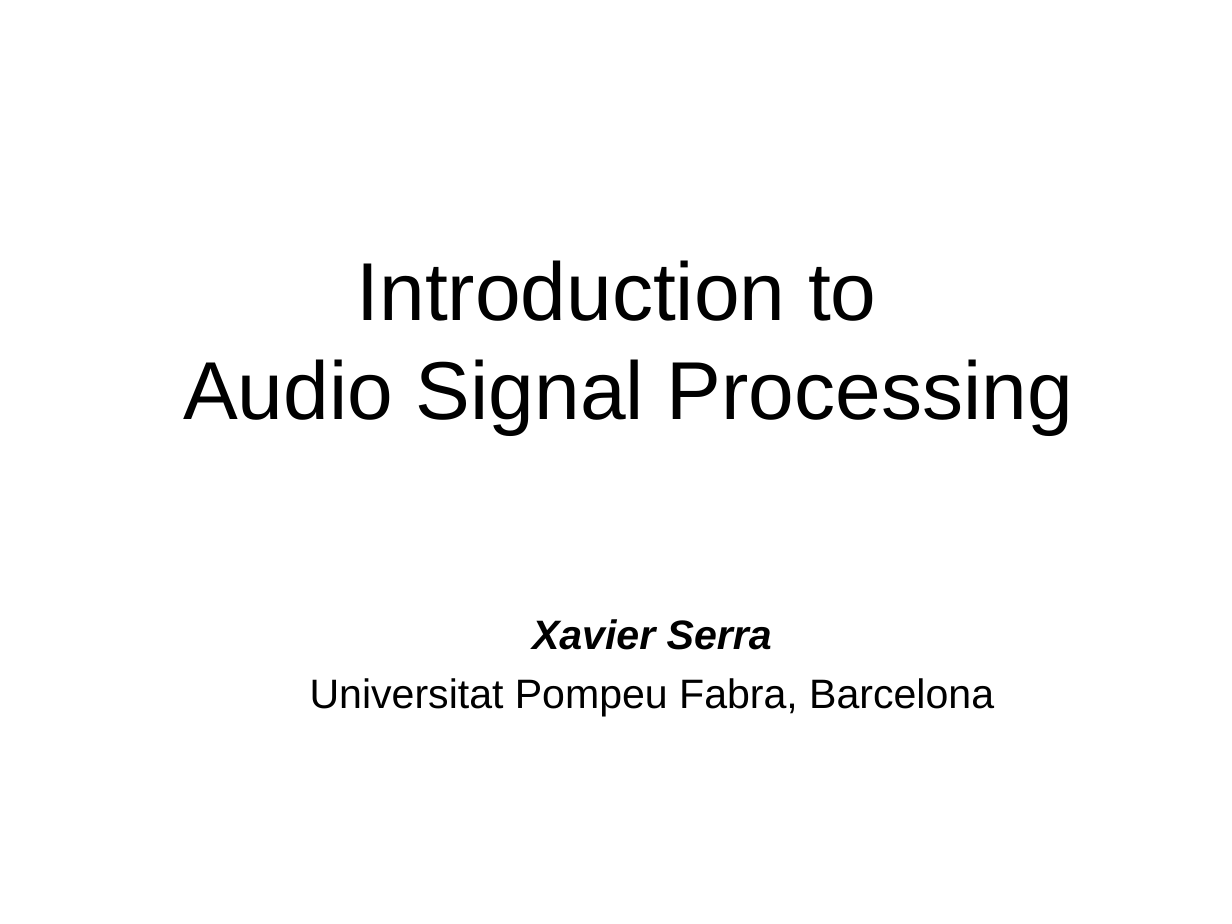
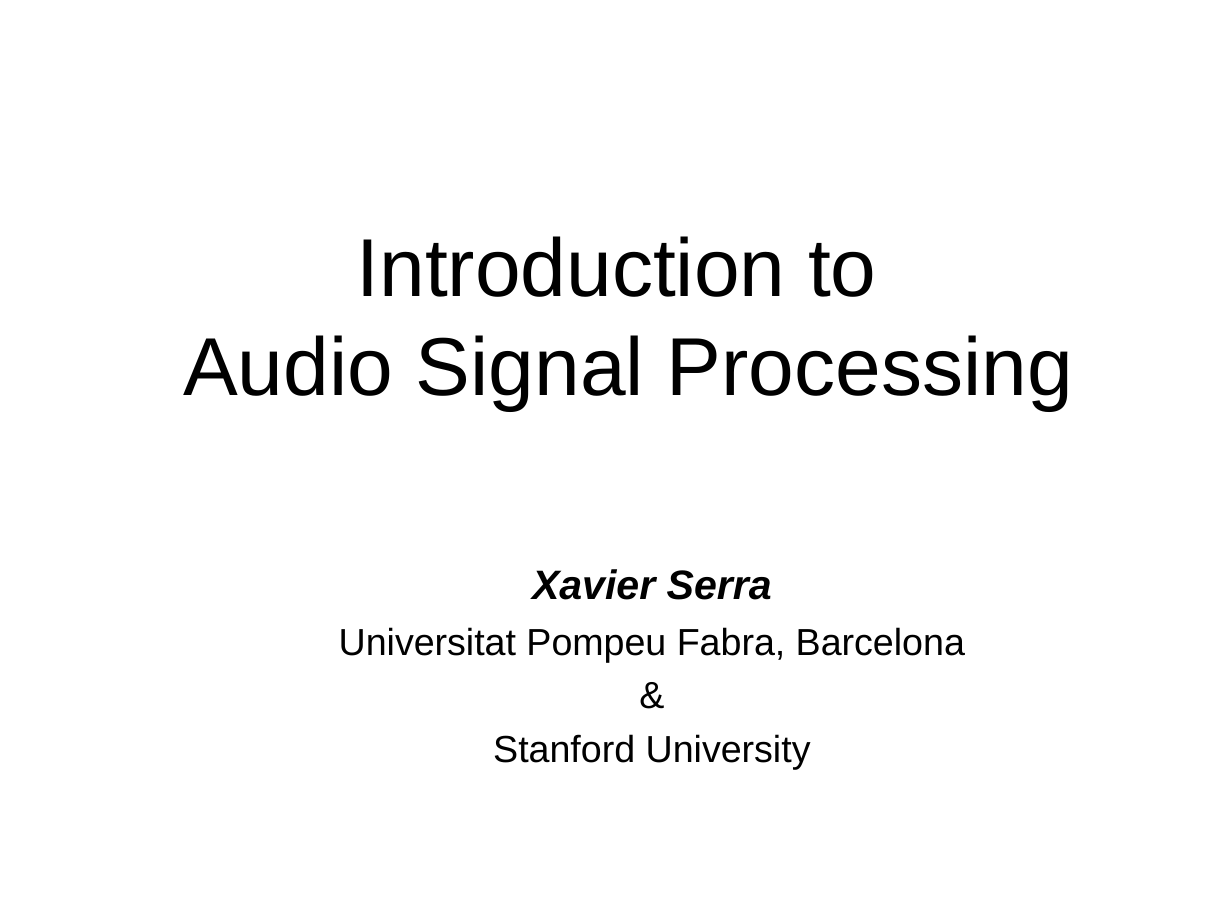
Before and after one commit to MTG/sms-tools, a slide deck: slide 1 of lectures/1-Introduction/Intro-to-DSP.odp. Drawn at 1232x924 pixels with LibreOffice and Linux fonts; fonts in the diff are those of the drawing. Boxes give left, top, right and bottom in pixels: in the first picture for what was removed or moved away, otherwise in the second. Text is boxed around its words. In the diff, an @@ line names an element or a change of style, - is before the commit and + after.

```diff
--- a/lectures/1-Introduction/Intro-to-DSP.odp
+++ b/lectures/1-Introduction/Intro-to-DSP.odp
@@ title "Introduction to Audio Signal Processing": place and size @@
-title "Introduction to Audio Signal Processing" at [183,260,1073,434]
+title "Introduction to Audio Signal Processing" at [183,236,1073,410]
@@ text "Xavier Serra": place and size @@
-text "Xavier Serra" at [310,619,994,717]
+text "Xavier Serra" at [339,569,965,770]
@@ text at [339,627,965,662]: size 24 to 22 pt in "Universitat Pompeu Fabra, Barcelona" @@
@@ text at [493,734,811,770]: paragraphs added @@
+&
+Stanford University
```
Also in this commit, not shown: 1 other slide changed, 3 other files.
